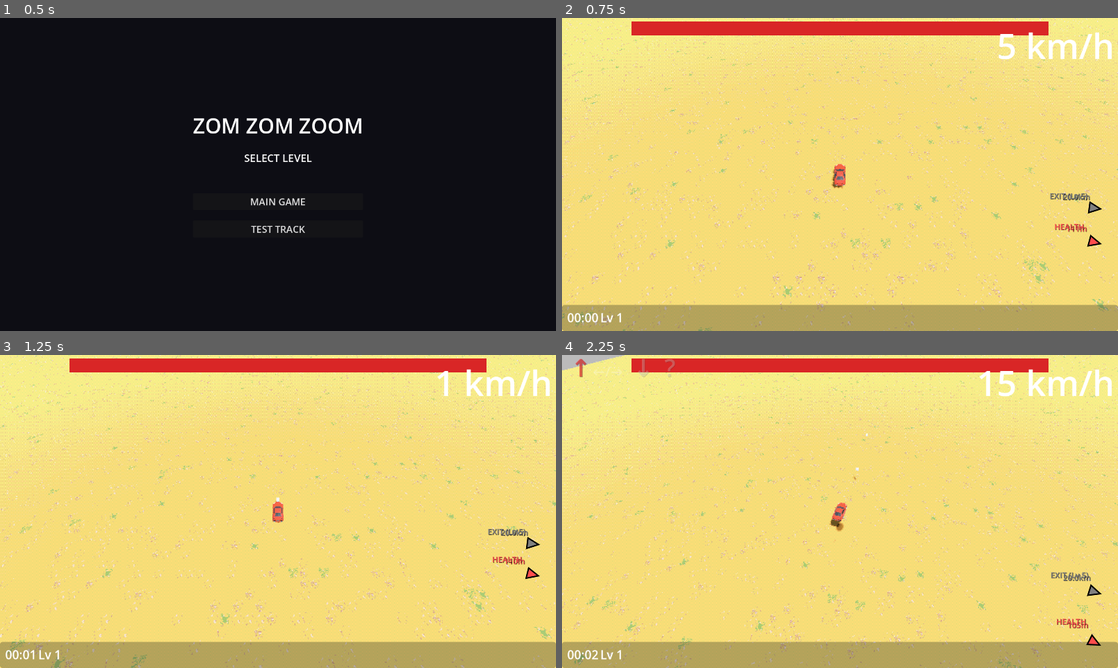
Above: before the commit, frames 1-4 (two rows, left to right).
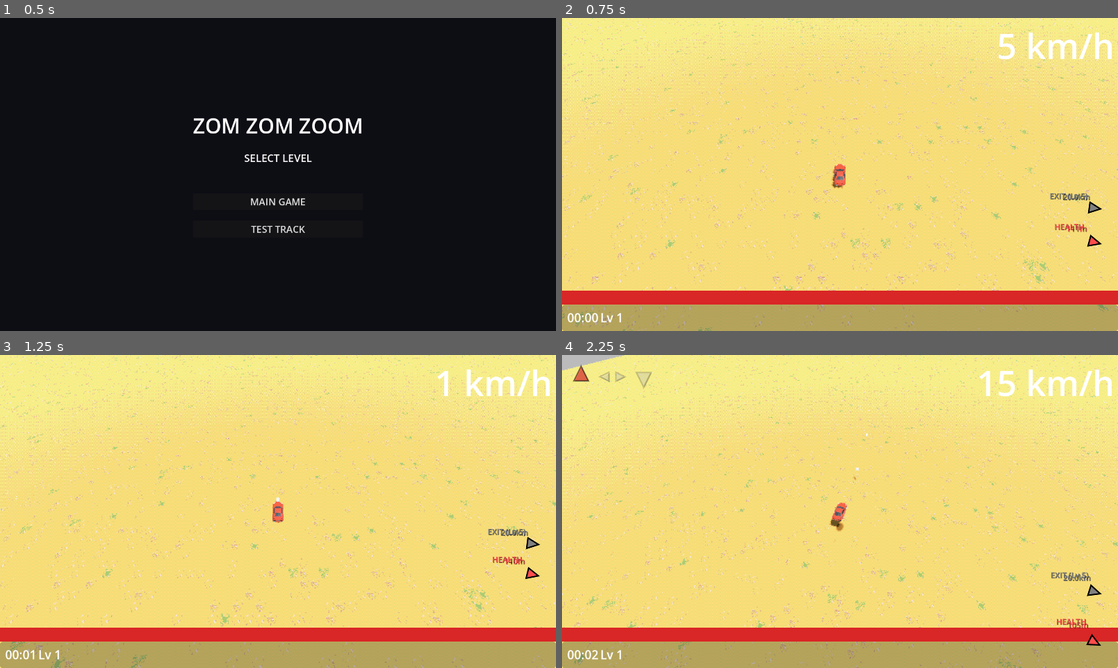
Above: after the commit, the same moments.

Repository: earv1/zom-zom-zoom-3d
Game: Godot game, scene res://scenes/ui/level_select.tscn
Two runs of this game, one before a commit and one after it. Both use one fixed random seed, a clock stepped at 60 frames per second and the inputs below.
Inputs (mouse positions are in pixels of both pictures, inside the frame that each line leads up to):
- Up to frame 1 (0.5 s): no input
- Up to frame 2 (0.75 s): click "MAIN GAME" at 0.5 s
- Up to frame 3 (1.25 s): no input
- Up to frame 4 (2.25 s): tap Enter at 1.25 s; move the mouse to (962, 495) at 1.27 s; hold H (turn_right) 1.28-2 s; hold Right mouse button (accelerate) 1.28-2 s; click (962, 495) at 1.42 s; tap Space (jump) at 1.52 s; drag from (728, 527) to (812, 574) at 2.02 s

Frame 1 is identical in both runs. In frame 2, 8.0% of the frame differs, in the area x 0-100%, y 1-92%; in frame 3, 8.0%; in frame 4, 8.2%.

Commit message:
ui fixes

Diff:
--- a/scenes/ui/hud.gd
+++ b/scenes/ui/hud.gd
@@ -59,6 +59,10 @@
 			air_ctrl.trick_sequence_reset.connect(_trick_display.on_sequence_reset)
 			air_ctrl.trick_spin_started.connect(_trick_display.on_spin_started)
 			air_ctrl.trick_spin_ended.connect(_trick_display.on_spin_ended)
+		else:
+			push_warning("HUD: CarAirControl not found on car")
+	else:
+		push_warning("HUD: _car is null, trick display signals not connected")
 
 
 func _process(delta: float) -> void:
@@ -77,6 +81,8 @@
 	_trick_display = Control.new()
 	_trick_display.set_script(TrickInputDisplayScript)
 	_trick_display.name = "TrickInputDisplay"
+	_trick_display.mouse_filter = Control.MOUSE_FILTER_IGNORE
+	_trick_display.size = get_viewport().get_visible_rect().size
 	add_child(_trick_display)
 
 
--- a/scenes/ui/hud.tscn
+++ b/scenes/ui/hud.tscn
@@ -15,12 +15,12 @@
 script = ExtResource("1_hud")
 
 [node name="HealthBar" type="ProgressBar" parent="."]
-anchor_left = 0.5
-anchor_right = 0.5
-offset_left = -480.0
-offset_right = 480.0
-offset_top = 8.0
-offset_bottom = 40.0
+anchor_left = 0.0
+anchor_top = 1.0
+anchor_right = 1.0
+anchor_bottom = 1.0
+offset_top = -92.0
+offset_bottom = -60.0
 max_value = 100.0
 value = 100.0
 show_percentage = false
--- a/scenes/ui/trick_input_display.gd
+++ b/scenes/ui/trick_input_display.gd
@@ -1,23 +1,22 @@
 extends Control
 
 ## Fighting-game style arrow sequence display for air tricks.
-## Shows 4 arrow slots: completed steps glow green, current step pulses,
-## failed input flashes red, idle steps are dim.
+## Draws triangle arrows instead of Unicode glyphs for web compatibility.
 
 const ARROW_SPACING := 72.0
-const ARROW_SIZE := 56.0
-const DISPLAY_TIME := 2.0  # seconds to stay visible after last input
+const ARROW_SIZE := 24.0  # triangle half-size
+const DISPLAY_TIME := 2.0
 const FLASH_TIME := 0.4
 
-# Arrow glyphs indexed by CarAirControl.Dir enum order: UP, RIGHT, DOWN, LEFT
-const ARROWS := ["↑", "→", "↓", "←"]
+# Direction vectors for triangle arrows: UP, RIGHT, DOWN, LEFT
+const DIR_VECTORS := [Vector2(0, -1), Vector2(1, 0), Vector2(0, 1), Vector2(-1, 0)]
 
 # CW sequence: Up→Right→Down→Left,  CCW: Up→Left→Down→Right
-const CW_SEQ := [0, 1, 2, 3]   # Dir.UP, RIGHT, DOWN, LEFT
-const CCW_SEQ := [0, 3, 2, 1]  # Dir.UP, LEFT, DOWN, RIGHT
+const CW_SEQ := [0, 1, 2, 3]
+const CCW_SEQ := [0, 3, 2, 1]
 
 var _steps_completed := 0
-var _current_seq: Array = []  # which sequence we're showing
+var _current_seq: Array = []
 var _display_timer := 0.0
 var _flash_timer := 0.0
 var _flash_success := true
@@ -47,16 +46,14 @@
 
 	if success:
 		_steps_completed = seq_index + 1
-		# Determine sequence direction after step 1
 		if seq_index == 1:
 			if dir == 1:  # Dir.RIGHT
 				_current_seq = CW_SEQ
 			elif dir == 3:  # Dir.LEFT
 				_current_seq = CCW_SEQ
 		elif seq_index == 0:
-			_current_seq = []  # direction not yet known
+			_current_seq = []
 	else:
-		# Failed — flash then reset
 		_display_timer = FLASH_TIME + 0.2
 
 
@@ -71,7 +68,7 @@
 func on_spin_started() -> void:
 	_spinning = true
 	_visible = true
-	_display_timer = 0.0  # stay visible while spinning
+	_display_timer = 0.0
 	_steps_completed = 4
 
 
@@ -86,60 +83,68 @@
 	if not _visible:
 		return
 
-	var font := ThemeDB.fallback_font
-	var fsize := int(ARROW_SIZE)
-	var origin := Vector2(20, 50)
-
-	# If no direction chosen yet (only UP pressed), show both possible sequences dimly
+	var origin := Vector2(20 + ARROW_SIZE, 50)
 	var seq: Array = _current_seq if _current_seq.size() == 4 else CW_SEQ
 
 	for i in range(4):
-		var pos := origin + Vector2(i * ARROW_SPACING, 0)
-		var glyph: String = ARROWS[seq[i]]
-		var color: Color
+		var center := origin + Vector2(i * ARROW_SPACING, 0)
+		var color := _get_step_color(i)
 
-		if _spinning:
-			# All green while spinning
-			color = Color(0.3, 1.0, 0.5)
-		elif i < _steps_completed:
-			# Completed step — green
-			color = Color(0.3, 1.0, 0.5)
-		elif i == _flash_index and _flash_timer > 0.0:
-			if _flash_success:
-				color = Color(0.3, 1.0, 0.5)
-			else:
-				# Failed — red flash
-				var t := _flash_timer / FLASH_TIME
-				color = Color(1.0, 0.2, 0.2, t)
-		elif i == _steps_completed:
-			# Current expected step — pulsing white
-			var pulse := 0.6 + sin(Time.get_ticks_msec() * 0.008) * 0.4
-			color = Color(1.0, 1.0, 1.0, pulse)
-		else:
-			# Future step — dim
-			color = Color(1.0, 1.0, 1.0, 0.25)
-
-		# If direction unknown, show "?" for steps 1 and 3
 		if _current_seq.size() == 0 and i >= 1 and _steps_completed <= 1:
 			if i == 1:
-				glyph = "←/→"
-				# Draw smaller
-				var small_size := int(ARROW_SIZE * 0.6)
-				var text_w := font.get_string_size(glyph, HORIZONTAL_ALIGNMENT_LEFT, -1, small_size).x
-				draw_string(font, pos + Vector2(-text_w * 0.3, 0), glyph, HORIZONTAL_ALIGNMENT_LEFT, -1, small_size, color)
+				# Unknown direction — draw both L/R smaller
+				_draw_arrow_triangle(center + Vector2(-14, 0), 3, color, 0.6)
+				_draw_arrow_triangle(center + Vector2(14, 0), 1, color, 0.6)
 				continue
-			elif i == 2:
-				glyph = ARROWS[2]  # DOWN is always step 2
 			elif i == 3:
-				glyph = "?"
+				# Draw "?" using font
+				var font := ThemeDB.fallback_font
+				draw_string(font, center + Vector2(-8, 8), "?", HORIZONTAL_ALIGNMENT_LEFT, -1, 28, color)
+				continue
 
-		# Shadow
-		draw_string(font, pos + Vector2(1, 1), glyph, HORIZONTAL_ALIGNMENT_LEFT, -1, fsize, Color(0, 0, 0, 0.6 * color.a))
-		# Glyph
-		draw_string(font, pos, glyph, HORIZONTAL_ALIGNMENT_LEFT, -1, fsize, color)
+		_draw_arrow_triangle(center, seq[i], color)
 
-	# Label
 	if _spinning:
-		var label_pos := origin + Vector2(4 * ARROW_SPACING + 8, 0)
-		draw_string(font, label_pos + Vector2(1, 1), "SPIN!", HORIZONTAL_ALIGNMENT_LEFT, -1, fsize, Color(0, 0, 0, 0.6))
-		draw_string(font, label_pos, "SPIN!", HORIZONTAL_ALIGNMENT_LEFT, -1, fsize, Color(0.3, 1.0, 0.8))
+		var font := ThemeDB.fallback_font
+		var label_pos := origin + Vector2(4 * ARROW_SPACING + 8, 8)
+		draw_string(font, label_pos + Vector2(1, 1), "SPIN!", HORIZONTAL_ALIGNMENT_LEFT, -1, 32, Color(0, 0, 0, 0.6))
+		draw_string(font, label_pos, "SPIN!", HORIZONTAL_ALIGNMENT_LEFT, -1, 32, Color(0.3, 1.0, 0.8))
+
+
+func _get_step_color(i: int) -> Color:
+	if _spinning:
+		return Color(0.3, 1.0, 0.5)
+	elif i < _steps_completed:
+		return Color(0.3, 1.0, 0.5)
+	elif i == _flash_index and _flash_timer > 0.0:
+		if _flash_success:
+			return Color(0.3, 1.0, 0.5)
+		else:
+			return Color(1.0, 0.2, 0.2, _flash_timer / FLASH_TIME)
+	elif i == _steps_completed:
+		var pulse := 0.6 + sin(Time.get_ticks_msec() * 0.008) * 0.4
+		return Color(1.0, 1.0, 1.0, pulse)
+	else:
+		return Color(1.0, 1.0, 1.0, 0.25)
+
+
+func _draw_arrow_triangle(center: Vector2, dir_index: int, color: Color, scale := 1.0) -> void:
+	var dir: Vector2 = DIR_VECTORS[dir_index]
+	var perp := Vector2(-dir.y, dir.x)
+	var s := ARROW_SIZE * scale
+
+	var tip := center + dir * s
+	var base_l := center - dir * s * 0.4 + perp * s * 0.7
+	var base_r := center - dir * s * 0.4 - perp * s * 0.7
+	var points := PackedVector2Array([tip, base_l, base_r])
+
+	# Shadow
+	var shadow_offset := Vector2(2, 2)
+	draw_colored_polygon(
+		PackedVector2Array([tip + shadow_offset, base_l + shadow_offset, base_r + shadow_offset]),
+		Color(0, 0, 0, 0.5 * color.a)
+	)
+	# Fill
+	draw_colored_polygon(points, color)
+	# Outline
+	draw_polyline(PackedVector2Array([tip, base_l, base_r, tip]), Color(0, 0, 0, 0.8 * color.a), 2.0, true)
Not shown, added: scenes/ui/popup_text.gd.uid
Not shown, added: scenes/ui/trick_input_display.gd.uid
